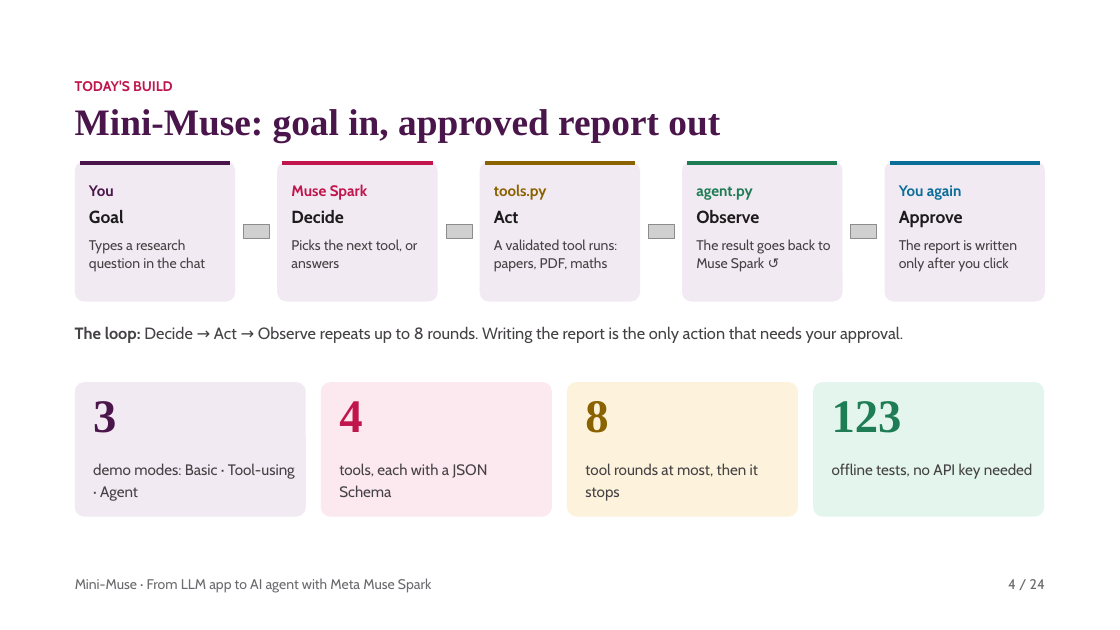
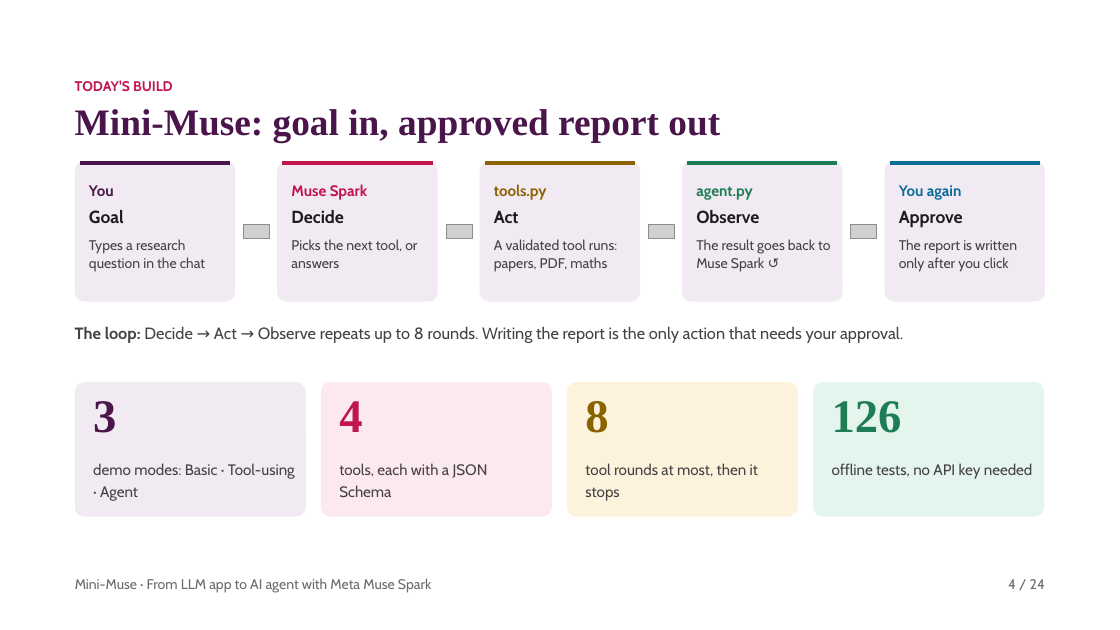
Before and after one commit to rajkumar898/muse-spark-research-agent, a slide deck: slide 4 of slides/Mini-Muse-Step-by-Step-Implementation.pptx. Drawn at 1120x630 pixels with LibreOffice and Linux fonts; fonts in the diff are those of the drawing; grey boxes stand for pictures. Boxes give left, top, right and bottom in pixels: in the first picture for what was removed or moved away, otherwise in the second. Text is boxed around its words. In the diff, an @@ line names an element or a change of style, - is before the commit and + after.

```diff
--- a/slides/Mini-Muse-Step-by-Step-Implementation.pptx
+++ b/slides/Mini-Muse-Step-by-Step-Implementation.pptx
@@ text at <box>832,401,902,433</box>: text changed @@
-123
+126
```
Also in this commit, not shown: 3 other slides changed, 5 other files.
